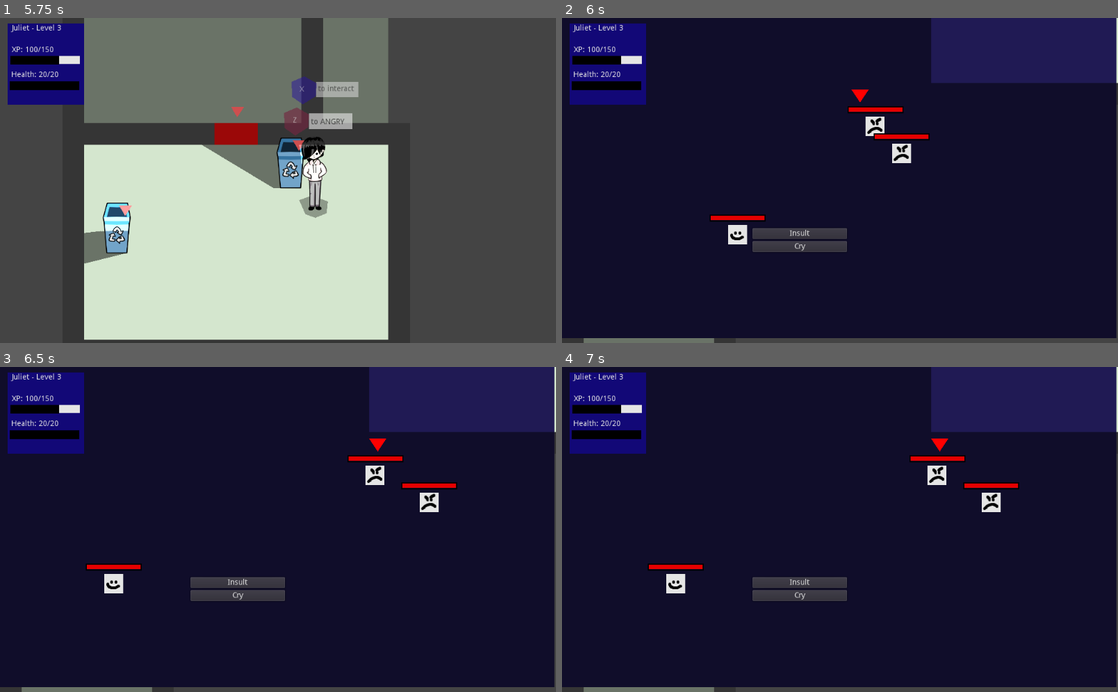
Above: before the commit, frames 1-4 (two rows, left to right).
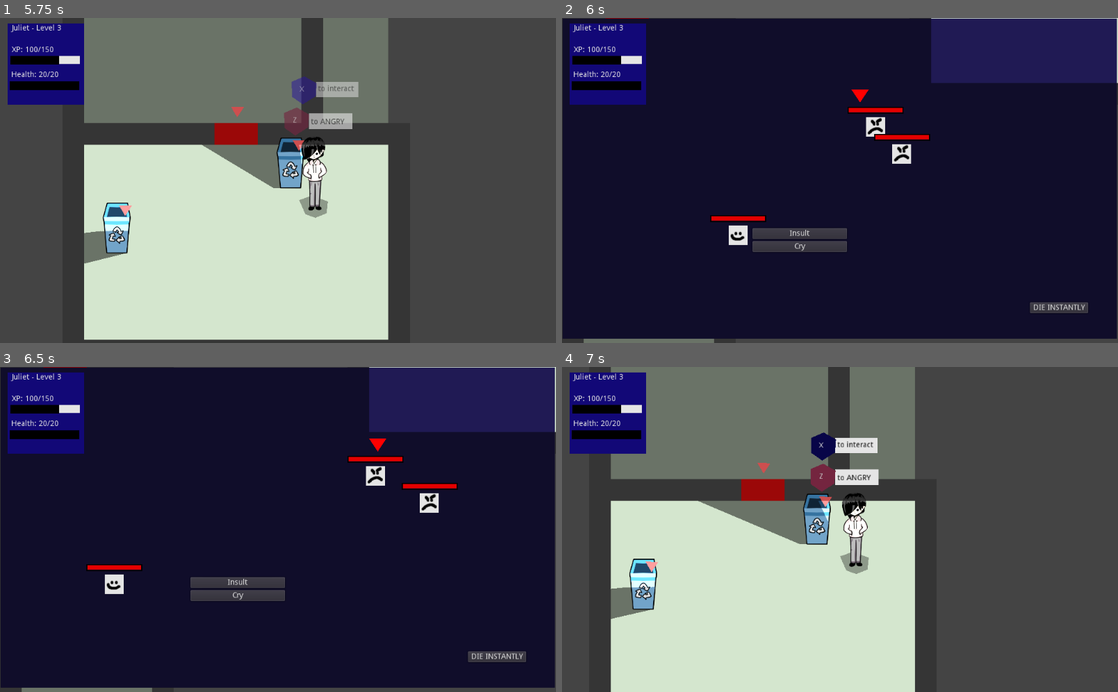
Above: after the commit, the same moments.

Repository: johnfn/ld49
Game: Godot game, scene res://Main.tscn
Two runs of this game, one before a commit and one after it. Both use one fixed random seed, a clock stepped at 60 frames per second and the inputs below.
Inputs (mouse positions are in pixels of both pictures, inside the frame that each line leads up to):
- Up to frame 1 (5.75 s): hold Up (ui_up) 0.53-2.03 s; tap Z (action) every 1.5 s from 0.6 to 5.1 s; tap Enter at 1.25, 3.5, 5 s; tap X (angry) at 1.35, 2.85, 4.35 s; tap Space at 2, 4.25 s; hold Left (ui_left) 2.03-3.53 s; hold Down (ui_down) 3.53-4.28 s; hold Right (ui_right) 4.28-5.03 s; hold Up (ui_up) from 5.03 s (still down)
- Up to frame 2 (6 s): release Up (ui_up) at 5.78 s; hold Right (ui_right) from 5.78 s (still down); tap X (angry) at 5.85 s
- Up to frame 3 (6.5 s): keep holding Right (ui_right)
- Up to frame 4 (7 s): release Right (ui_right) at 6.5 s; click (1056, 656) at 6.5 s, where only the run after the commit has a clickable "DIE INSTANTLY"

Frame 1 is identical in both runs. In frame 2, 1.5% of the frame differs, in the area x 0-100%, y 0-99%; in frame 3, 1.5%; in frame 4, 95%, in the area x 0-100%, y 0-100%.

Commit message:
debug btn

Diff:
--- a/Battle.gd
+++ b/Battle.gd
@@ -23,6 +23,9 @@
 var movement_queue = {}
 
 func _ready():
+  hide_everything()
+
+func hide_everything():
   visible = false
   $ColorRect.visible = false
 
@@ -30,13 +33,17 @@
     if "visible" in child:
       child.visible = false
 
-func start_battle():
+func show_everything():
   visible = true
   $ColorRect.visible = true
 
   for child in $HUD.get_children():
     if "visible" in child:
       child.visible = true
+  $HUD/DieInstantly.visible = G.debug
+
+func start_battle():
+  show_everything()
 
   # Spawn player
   player = player_tscn.instance()
@@ -61,6 +68,15 @@
     slide_in(enemy, enemy.position, enemy_final_pos)
 
   start_turn()
+
+func end_battle():
+  # TODO: queue_free all enemies that still exist etc
+
+  hide_everything()
+  G.end_battle()
+
+  # GABY HALP HOW DO I GET XP
+  G.gain_xp(30)
 
 func _process(delta):
   if not G.in_battle:
@@ -128,3 +144,7 @@
 
 func swipe(entity, target):
   movement_queue[entity] = [entity.position, entity.position + 0.9*(target.position-entity.position), entity.position]
+
+
+func _on_Button_pressed():
+  end_battle()
--- a/Battle.tscn
+++ b/Battle.tscn
@@ -24,6 +24,7 @@
 }
 
 [node name="BattleScene" type="Node2D"]
+position = Vector2( 0.752563, 0.752563 )
 z_index = 2
 script = ExtResource( 2 )
 
@@ -78,6 +79,16 @@
 text = "Insult"
 script = ExtResource( 5 )
 
+[node name="DieInstantly" type="Button" parent="HUD"]
+margin_left = 861.933
+margin_top = 524.633
+margin_right = 968.933
+margin_bottom = 544.633
+text = "DIE INSTANTLY"
+__meta__ = {
+"_edit_use_anchors_": false
+}
+
 [node name="BattlePlayer" parent="." instance=ExtResource( 3 )]
 visible = false
 
@@ -92,3 +103,4 @@
 [connection signal="pressed" from="HUD/BattleOptions/InsultButton" to="HUD/BattleOptions/InsultButton" method="_on_InsultButton_pressed"]
 [connection signal="pressed" from="HUD/BattleOptions/CryButton" to="HUD/BattleOptions/CryButton" method="_on_CryButton_pressed"]
 [connection signal="pressed" from="HUD/BattleOptions/ActionButton" to="HUD/BattleOptions/ActionButton" method="_on_ActionButton_pressed"]
+[connection signal="pressed" from="HUD/DieInstantly" to="." method="_on_Button_pressed"]
--- a/Cinematics.gd
+++ b/Cinematics.gd
@@ -43,7 +43,7 @@
   press_z_to_continue.visible = false
 
 func write_overlay_text(text: String):
-  if G.skip_cinematics:
+  if G.debug:
     yield(get_tree(), "idle_frame")
     return
 
--- a/Globals.gd
+++ b/Globals.gd
@@ -1,6 +1,6 @@
 extends Node2D
 
-var skip_cinematics = true
+var debug = true
 
 enum PauseMode {
   None = 0,
@@ -54,6 +54,16 @@
 var in_battle = false
 var battling_against: Array = [$"/root/Main/Steve", $"/root/Main/Gteve"]
 
+func gain_xp(amount: int):
+  xp += amount
+
+func end_battle():
+  G.camera().current = true
+
+  G.in_battle = false
+  G.battling_against = []
+  G.battle_scene().visible = false
+
 func start_battle(battling_against: Array):
   G.battle_camera().current = true
 
